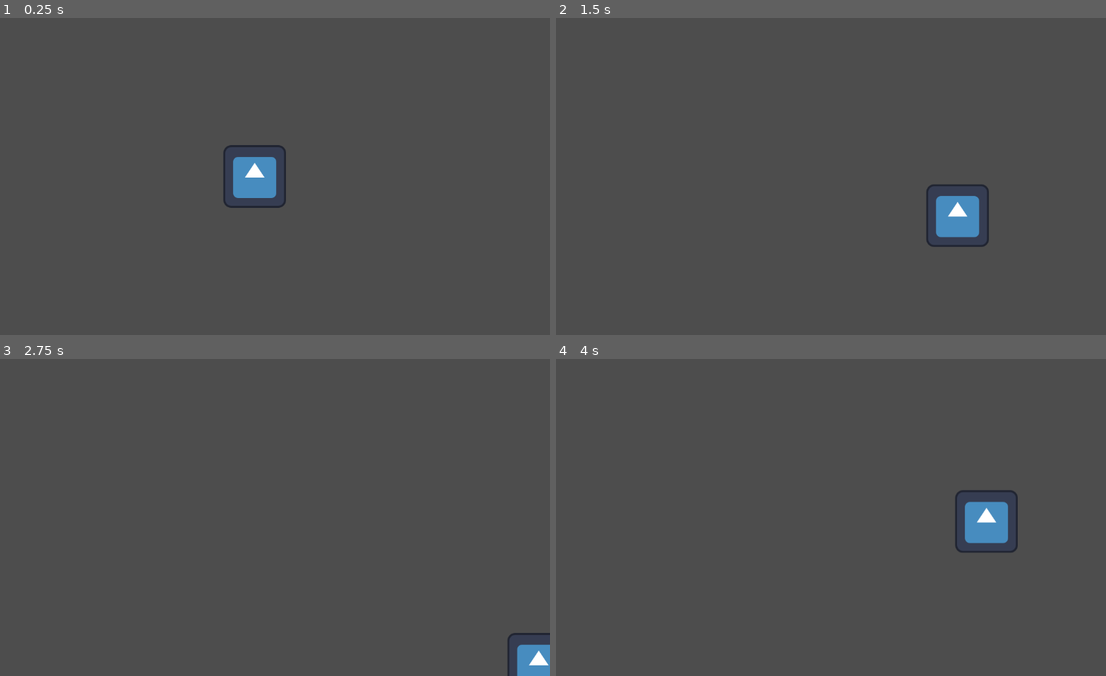
Above: before the commit, frames 1-4 (two rows, left to right).
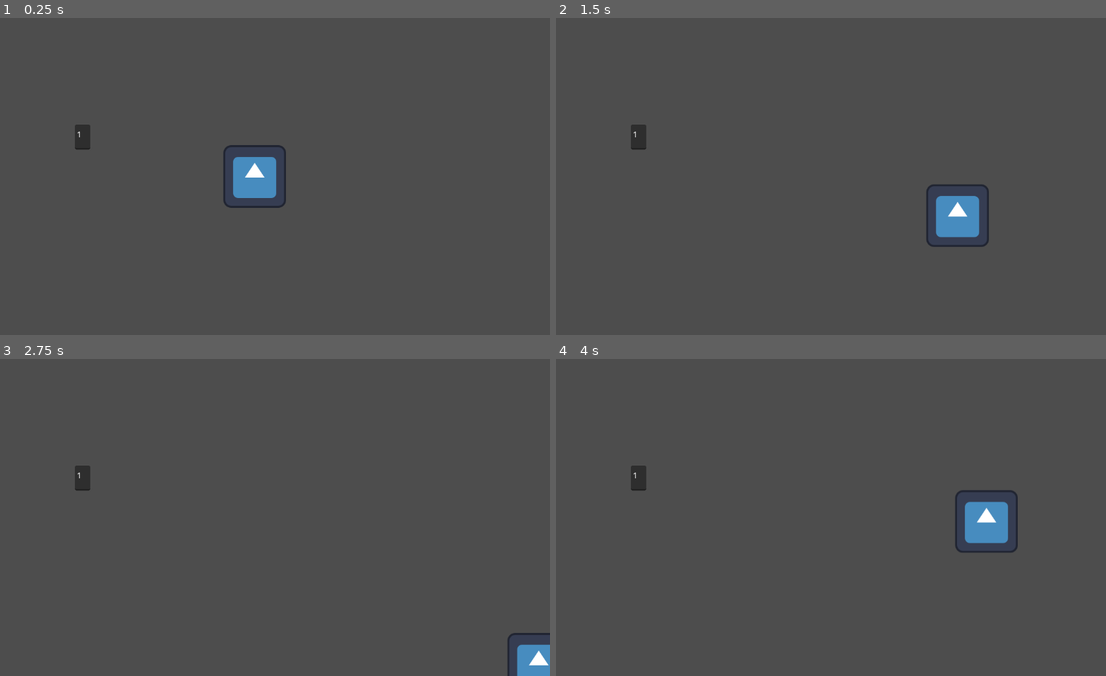
Above: after the commit, the same moments.

Repository: 22ncave/8DIT-Game-Project
Game: Godot game, scene res://scenes/rooms/room_1.tscn
Two runs of this game, one before a commit and one after it. Both use one fixed random seed, a clock stepped at 60 frames per second and the inputs below. The engine's default icon, where the game draws it, is replaced by a stand-in: a white triangle on a blue panel in a dark square.
Inputs:
- Up to frame 1 (0.25 s): no input
- Up to frame 2 (1.5 s): tap Enter at 0.5 s; hold D (right) 0.53-1.28 s; hold S (down) from 1.28 s (still down)
- Up to frame 3 (2.75 s): release S (down) at 2.03 s; hold D (right) from 2.03 s (still down)
- Up to frame 4 (4 s): release D (right) at 2.78 s; hold W (up) 2.78-3.53 s; hold A (left) from 3.53 s (still down)

The runs differ from the first frame. In frame 1, 0.2% of the frame differs, in the area x 13-17%, y 33-42%; in frame 2, 0.2%; in frame 3, 0.2%; in frame 4, 0.2%.

Commit message:
added placeholders
I added placeholder text objects to show what room you are in

Diff:
--- a/the-observer/scenes/rooms/room_1.tscn
+++ b/the-observer/scenes/rooms/room_1.tscn
@@ -23,3 +23,10 @@
 rotation = 1.5680736
 room_tag = "room_2"
 position_tag = "w"
+
+[node name="temp_room_shower" type="TextEdit" parent="." unique_id=447191007]
+offset_left = 182.0
+offset_top = 218.0
+offset_right = 213.0
+offset_bottom = 269.0
+text = "1"
--- a/the-observer/scenes/rooms/room_2.tscn
+++ b/the-observer/scenes/rooms/room_2.tscn
@@ -17,3 +17,10 @@
 rotation = -1.5799239
 room_tag = "room_1"
 position_tag = "e"
+
+[node name="temp_room_shower" type="TextEdit" parent="." unique_id=1656208477]
+offset_left = 182.0
+offset_top = 218.0
+offset_right = 213.0
+offset_bottom = 269.0
+text = "2"
--- a/the-observer/scenes/rooms/room_3.tscn
+++ b/the-observer/scenes/rooms/room_3.tscn
@@ -10,3 +10,10 @@
 position = Vector2(532, 312)
 
 [node name="Doors" type="Node" parent="." unique_id=406132807]
+
+[node name="temp_room_shower" type="TextEdit" parent="." unique_id=1354921738]
+offset_left = 182.0
+offset_top = 218.0
+offset_right = 213.0
+offset_bottom = 269.0
+text = "3"
--- a/the-observer/scenes/rooms/room_4.tscn
+++ b/the-observer/scenes/rooms/room_4.tscn
@@ -16,4 +16,10 @@
 position = Vector2(552, 0)
 room_tag = "room_1"
 position_tag = "s"
-entity_tag = "door"
+
+[node name="temp_room_shower" type="TextEdit" parent="." unique_id=782817517]
+offset_left = 182.0
+offset_top = 218.0
+offset_right = 213.0
+offset_bottom = 269.0
+text = "4"
--- a/the-observer/scenes/rooms/room_5.tscn
+++ b/the-observer/scenes/rooms/room_5.tscn
@@ -10,3 +10,10 @@
 position = Vector2(528, 213)
 
 [node name="Doors" type="Node" parent="." unique_id=814824274]
+
+[node name="temp_room_shower" type="TextEdit" parent="." unique_id=1936540496]
+offset_left = 182.0
+offset_top = 218.0
+offset_right = 213.0
+offset_bottom = 269.0
+text = "5"
--- a/the-observer/scenes/rooms/room_6.tscn
+++ b/the-observer/scenes/rooms/room_6.tscn
@@ -10,3 +10,10 @@
 position = Vector2(528, 328)
 
 [node name="Doors" type="Node" parent="." unique_id=284608575]
+
+[node name="temp_room_shower" type="TextEdit" parent="." unique_id=2004774625]
+offset_left = 182.0
+offset_top = 218.0
+offset_right = 213.0
+offset_bottom = 269.0
+text = "6"
--- a/the-observer/scenes/rooms/room_7.tscn
+++ b/the-observer/scenes/rooms/room_7.tscn
@@ -10,3 +10,10 @@
 position = Vector2(514, 321)
 
 [node name="Doors" type="Node" parent="." unique_id=905509475]
+
+[node name="temp_room_shower" type="TextEdit" parent="." unique_id=1678518379]
+offset_left = 182.0
+offset_top = 218.0
+offset_right = 213.0
+offset_bottom = 269.0
+text = "7"
--- a/the-observer/scenes/rooms/room_8.tscn
+++ b/the-observer/scenes/rooms/room_8.tscn
@@ -10,3 +10,10 @@
 position = Vector2(562, 342)
 
 [node name="Doors" type="Node" parent="." unique_id=829453893]
+
+[node name="temp_room_shower" type="TextEdit" parent="." unique_id=335940759]
+offset_left = 182.0
+offset_top = 218.0
+offset_right = 213.0
+offset_bottom = 269.0
+text = "8"
--- a/the-observer/scenes/rooms/room_9.tscn
+++ b/the-observer/scenes/rooms/room_9.tscn
@@ -10,3 +10,10 @@
 position = Vector2(489, 292)
 
 [node name="Doors" type="Node" parent="." unique_id=1255370794]
+
+[node name="temp_room_shower" type="TextEdit" parent="." unique_id=253683113]
+offset_left = 182.0
+offset_top = 218.0
+offset_right = 213.0
+offset_bottom = 269.0
+text = "9"
